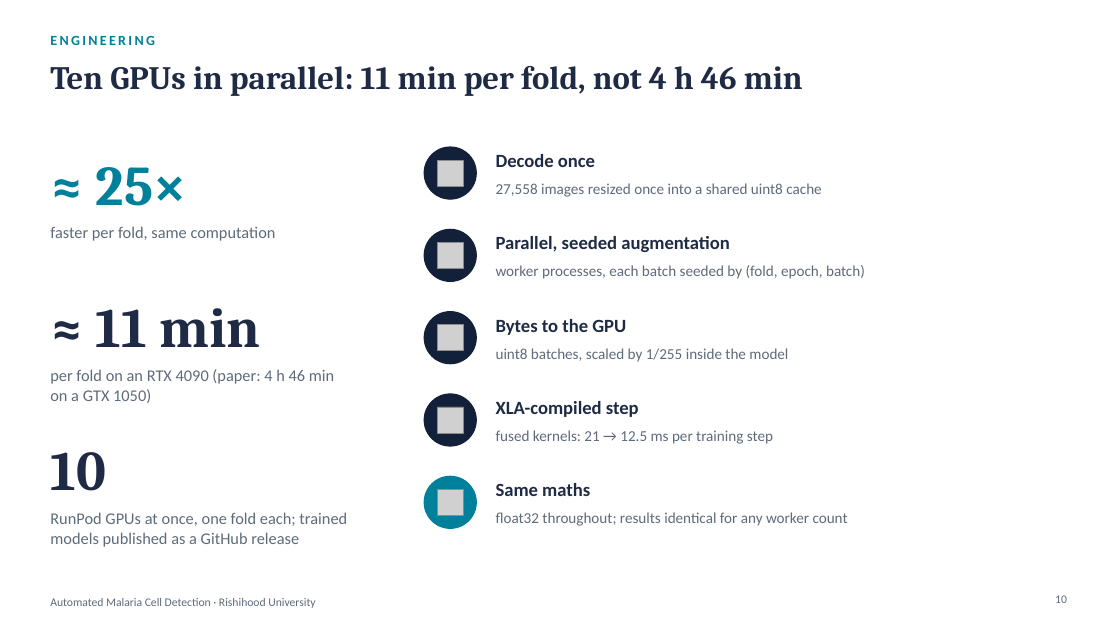
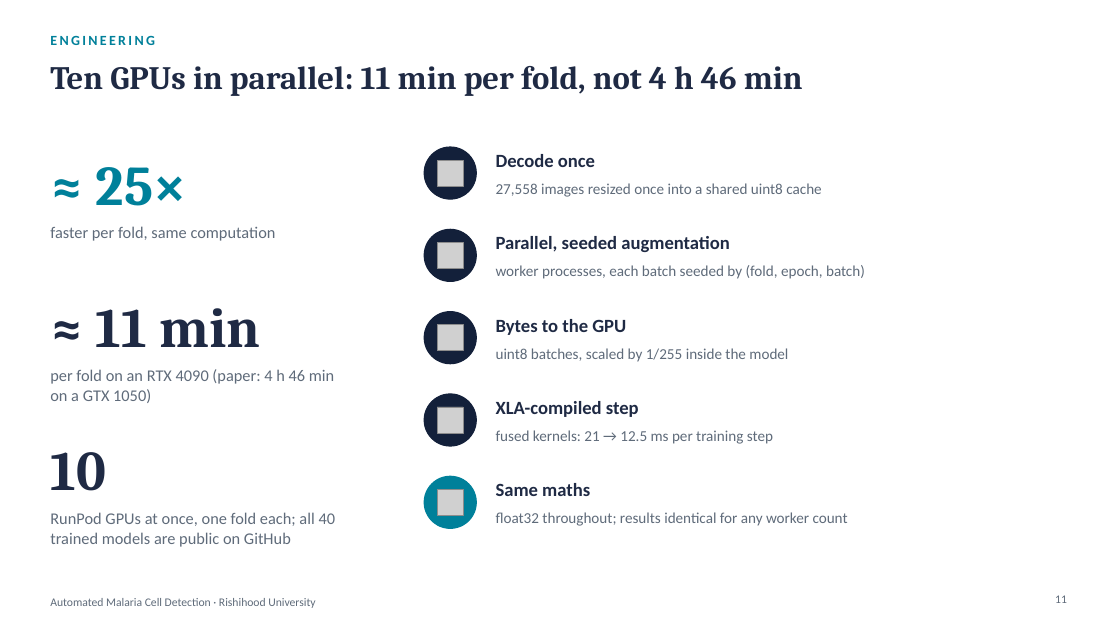
Before and after one commit to amathziah/malaria-detection, a slide deck: slide 11 of slides/Malaria_Phase3_Final.pptx (slide 10 before the commit). Drawn at 1120x630 pixels with LibreOffice and Linux fonts; fonts in the diff are those of the drawing; grey boxes stand for pictures. Boxes give left, top, right and bottom in pixels: in the first picture for what was removed or moved away, otherwise in the second. Text is boxed around its words. In the diff, an @@ line names an element or a change of style, - is before the commit and + after.

```diff
--- a/slides/Malaria_Phase3_Final.pptx
+++ b/slides/Malaria_Phase3_Final.pptx
@@ text at (50,512,336,547): text changed @@
-RunPod GPUs at once, one fold each; trained models published as a GitHub release
+RunPod GPUs at once, one fold each; all 40 trained models are public on GitHub
@@ page number at (1055,595,1067,603): text changed @@
-10
+11
```
Also in this commit, not shown: 4 other slides changed, 3 slides added, 4 other files.
